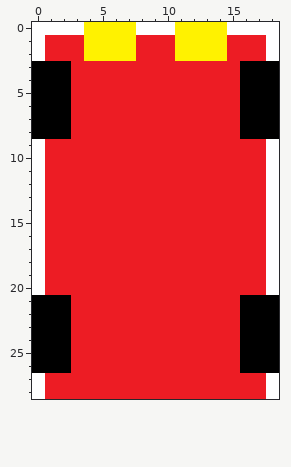
Two states of a pixel-art sprite, Ball-Game/car.png. That is the earlier state.
The file is 19x29 pixels.
New version:
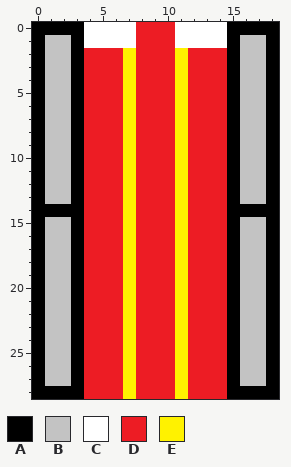
Palette (. is transparent): A #000000  B #c3c3c3  C #ffffff  D #ed1c24  E #fff200
The edit:
@@ x 0..18 @@
- 0 CCCCEEEECCCEEEECCCC
- 1 CDDDEEEEDDDEEEEDDDC
- 2 CDDDEEEEDDDEEEEDDDC
- 3 AAADDDDDDDDDDDDDAAA
- 4 AAADDDDDDDDDDDDDAAA
- 5 AAADDDDDDDDDDDDDAAA
- 6 AAADDDDDDDDDDDDDAAA
- 7 AAADDDDDDDDDDDDDAAA
- 8 AAADDDDDDDDDDDDDAAA
- 9 CDDDDDDDDDDDDDDDDDC
-10 CDDDDDDDDDDDDDDDDDC
-11 CDDDDDDDDDDDDDDDDDC
-12 CDDDDDDDDDDDDDDDDDC
-13 CDDDDDDDDDDDDDDDDDC
-14 CDDDDDDDDDDDDDDDDDC
-15 CDDDDDDDDDDDDDDDDDC
-16 CDDDDDDDDDDDDDDDDDC
-17 CDDDDDDDDDDDDDDDDDC
-18 CDDDDDDDDDDDDDDDDDC
-19 CDDDDDDDDDDDDDDDDDC
-20 CDDDDDDDDDDDDDDDDDC
-21 AAADDDDDDDDDDDDDAAA
-22 AAADDDDDDDDDDDDDAAA
-23 AAADDDDDDDDDDDDDAAA
-24 AAADDDDDDDDDDDDDAAA
-25 AAADDDDDDDDDDDDDAAA
-26 AAADDDDDDDDDDDDDAAA
-27 CDDDDDDDDDDDDDDDDDC
-28 CDDDDDDDDDDDDDDDDDC
+ 0 AAAACCCCDDDCCCCAAAA
+ 1 ABBACCCCDDDCCCCABBA
+ 2 ABBADDDEDDDEDDDABBA
+ 3 ABBADDDEDDDEDDDABBA
+ 4 ABBADDDEDDDEDDDABBA
+ 5 ABBADDDEDDDEDDDABBA
+ 6 ABBADDDEDDDEDDDABBA
+ 7 ABBADDDEDDDEDDDABBA
+ 8 ABBADDDEDDDEDDDABBA
+ 9 ABBADDDEDDDEDDDABBA
+10 ABBADDDEDDDEDDDABBA
+11 ABBADDDEDDDEDDDABBA
+12 ABBADDDEDDDEDDDABBA
+13 ABBADDDEDDDEDDDABBA
+14 AAAADDDEDDDEDDDAAAA
+15 ABBADDDEDDDEDDDABBA
+16 ABBADDDEDDDEDDDABBA
+17 ABBADDDEDDDEDDDABBA
+18 ABBADDDEDDDEDDDABBA
+19 ABBADDDEDDDEDDDABBA
+20 ABBADDDEDDDEDDDABBA
+21 ABBADDDEDDDEDDDABBA
+22 ABBADDDEDDDEDDDABBA
+23 ABBADDDEDDDEDDDABBA
+24 ABBADDDEDDDEDDDABBA
+25 ABBADDDEDDDEDDDABBA
+26 ABBADDDEDDDEDDDABBA
+27 ABBADDDEDDDEDDDABBA
+28 AAAADDDEDDDEDDDAAAA
